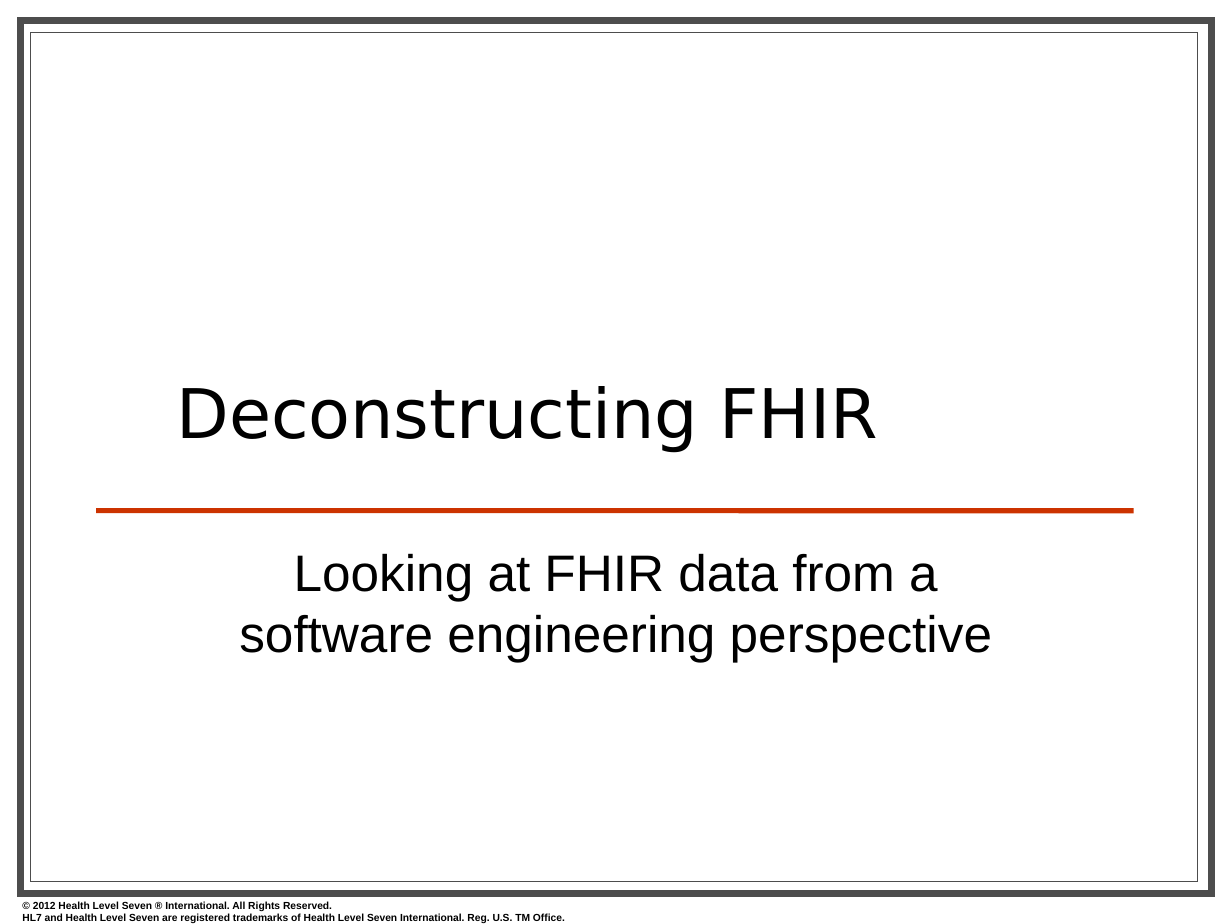
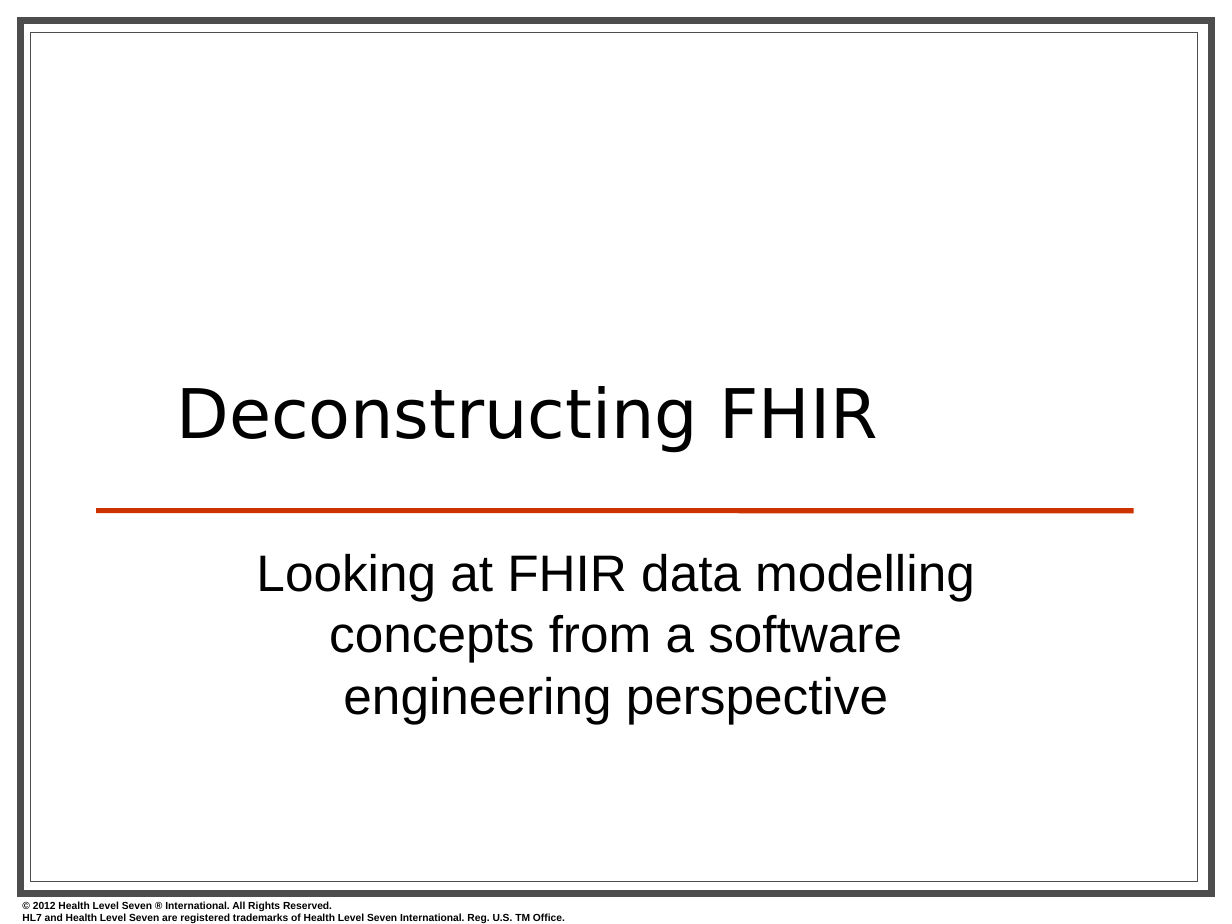
Before and after one commit to vista-novo/fhir, a slide deck: slide 4 of documents/Tutorials/201301 - Phoenix - FhirForDevelopersWGMTutorial.pptx. Drawn at 1232x924 pixels with LibreOffice and Linux fonts; fonts in the diff are those of the drawing; background and template pictures are left out. Boxes give left, top, right and bottom in pixels: in the first picture for what was removed or moved away, otherwise in the second. Text is boxed around its words. In the diff, an @@ line names an element or a change of style, - is before the commit and + after.

```diff
--- a/documents/Tutorials/201301 - Phoenix - FhirForDevelopersWGMTutorial.pptx
+++ b/documents/Tutorials/201301 - Phoenix - FhirForDevelopersWGMTutorial.pptx
@@ subtitle at (256, 553, 975, 724): text changed @@
-Looking at FHIR data from a software engineering perspective
+Looking at FHIR data modelling concepts from a software engineering perspective
```
Also in this commit, not shown: 9 other slides changed, 19 slides added.
